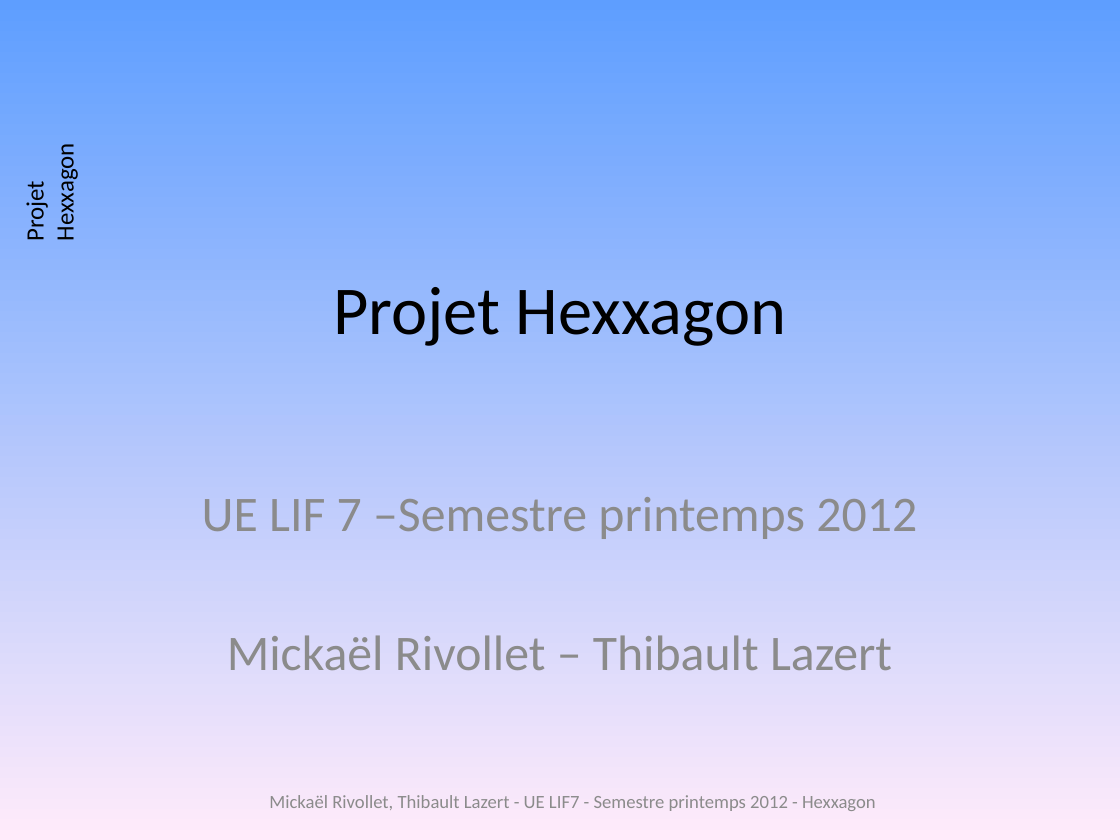
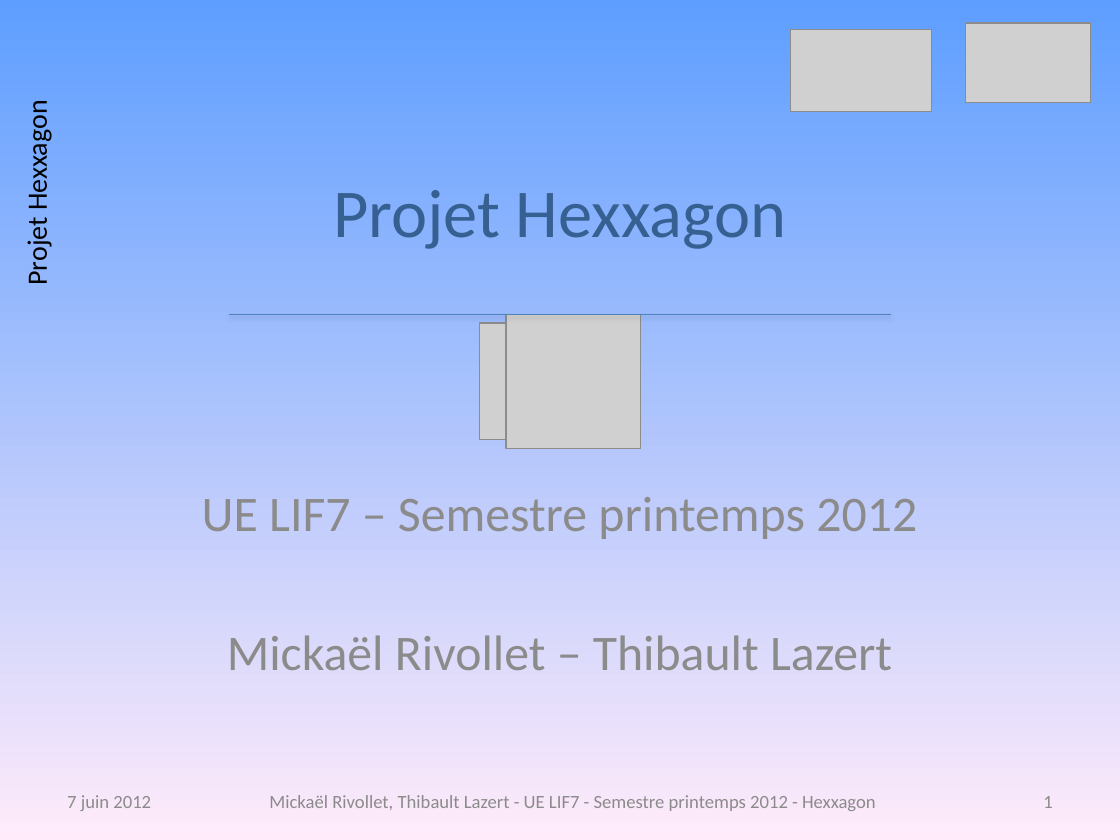
Before and after one commit to freeman1987/lazert-rivollet-lif7, a slide deck: slide 1 of projet/doc/diagrammecomplet.pptx. Drawn at 1120x840 pixels with LibreOffice and Linux fonts; fonts in the diff are those of the drawing; grey boxes stand for pictures; background and template pictures are left out. Boxes give left, top, right and bottom in pixels: in the first picture for what was removed or moved away, otherwise in the second. Text is boxed around its words. In the diff, an @@ line names an element or a change of style, - is before the commit and + after.

```diff
--- a/projet/doc/diagrammecomplet.pptx
+++ b/projet/doc/diagrammecomplet.pptx
@@ picture added at [790,29,931,111] @@
@@ picture added at [965,24,1091,103] @@
@@ text "Projet Hexxagon" at [20,111,54,283]: size 16 to 18 pt @@
@@ title "Projet Hexxagon": place and size @@
-title "Projet Hexxagon" at [333,287,786,346]
+title "Projet Hexxagon" at [333,190,786,249]
@@ title "Projet Hexxagon" at [333,190,786,249]: text colour #000000 to #376092 @@
@@ line added from (230, 315) to (890, 315), #4F81BD 0.75 pt @@
@@ picture added at [479,323,596,439] @@
@@ picture added at [506,315,641,449] @@
@@ subtitle at [202,497,917,539]: spaces changed @@
-UE LIF 7 –Semestre printemps 2012
+UE LIF7 – Semestre printemps 2012
@@ text added at [67,795,151,811], 12 pt, text #8C8C8C @@
+7 juin 2012
@@ page number added at [1043,796,1052,808], 12 pt, text #8B8B8B @@
+1
```
Also in this commit, not shown: 11 other slides changed, 5 slides added, 3 other files.
